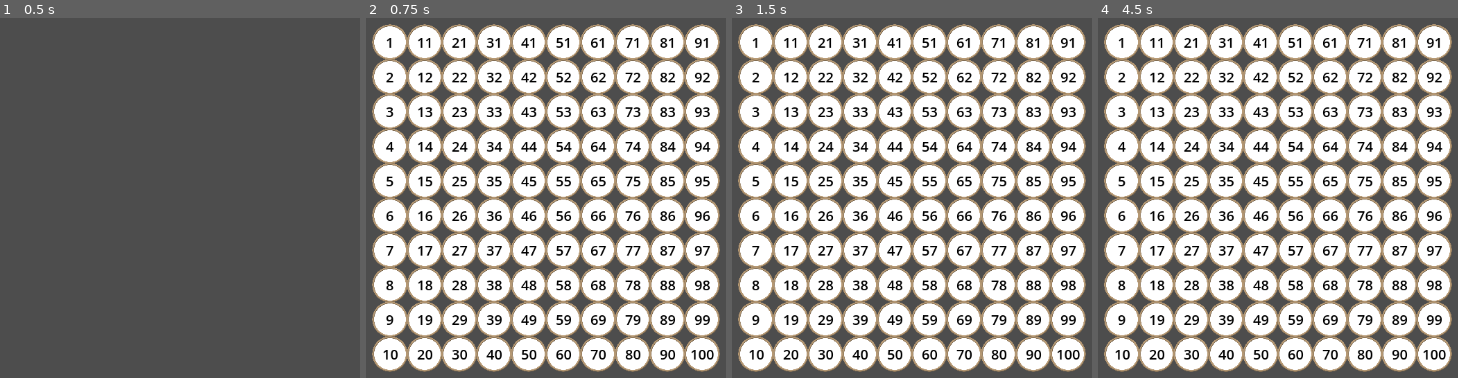
Above: before the commit, frames 1-4 (left to right).
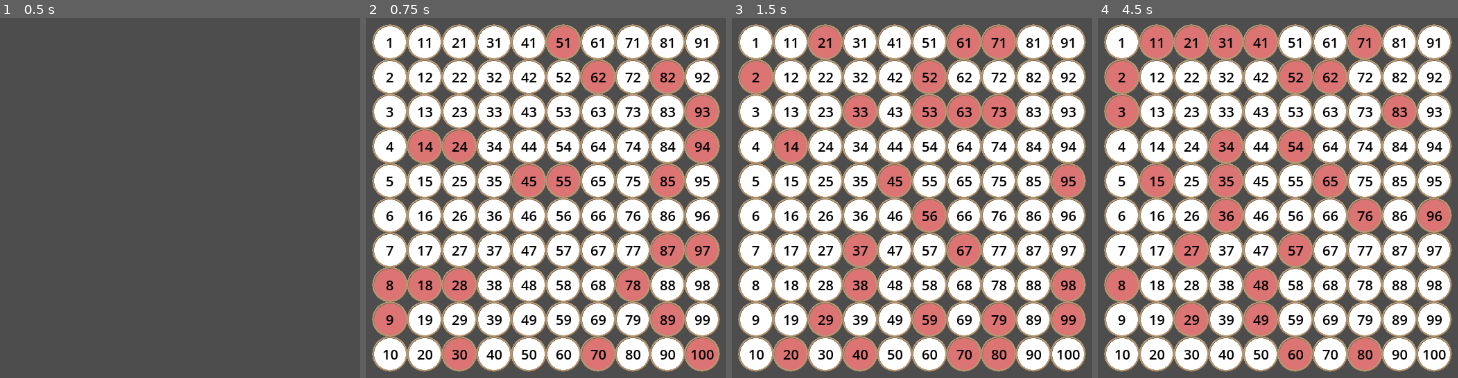
Above: after the commit, the same moments.

Repository: Maxwell-Lam/Graph-Testing
Game: Godot game, scene res://Graph Test 3.tscn
Two runs of this game, one before a commit and one after it. Both use one fixed random seed, a clock stepped at 60 frames per second and the inputs below.
Inputs (mouse positions are in pixels of both pictures, inside the frame that each line leads up to):
- Up to frame 1 (0.5 s): no input
- Up to frame 2 (0.75 s): tap Enter at 0.5 s; move the mouse to (outside the picture) at 0.52 s; tap C at 0.6 s; click (outside the picture) at 0.67 s
- Up to frame 3 (1.5 s): tap Space at 1.25 s; move the mouse to (757, 43) at 1.27 s; tap C at 1.35 s; click (757, 43) at 1.42 s
- Up to frame 4 (4.5 s): tap Enter at 2, 3.5 s; move the mouse to (1123, 75) at 2.02 s; tap C every 0.75 s from 2.1 to 4.35 s; click (1123, 75) at 2.17 s; tap Space at 2.75, 4.25 s; move the mouse to (1123, 111) at 2.77 s; click (1123, 111) at 2.92 s; move the mouse to (1123, 147) at 3.52 s; click (1123, 147) at 3.67 s; move the mouse to (1123, 180) at 4.27 s; click (1123, 180) at 4.42 s

Frame 1 is identical in both runs. In frame 2, 13% of the frame differs, in the area x 2-98%, y 2-98%; in frame 3, 15%; in frame 4, 16%, in the area x 1-98%, y 1-98%.
Error before the commit: Invalid access to property or key 'id' on a base object of type 'Nil'. (res://node.gd:50)
Error after the commit: Invalid access to property or key 'id' on a base object of type 'Nil'. (res://node.gd:52)

Commit message:
Added Voltflips and voltflip detection

Diff:
--- a/Voltorb Flip/Graph Test 3.gd
+++ b/Voltorb Flip/Graph Test 3.gd
@@ -29,13 +29,13 @@
 			var inputNode = find_node(nodeCreationList, 0, 0);
 			rootNode = find_node(nodeCreationList, 0, 0)
 
-			print(get_column_sum(size))
-			print(get_row_sum(size))
-
 			#connect_nodes(inputNode, null);
 
 func clear_variables():
 	counter = 0;
+
+	for i in nodeCreationList:
+		i.queue_free()
 	nodeCreationList = []
 	rootNode = null;
 	previousNode = null;
@@ -54,6 +54,11 @@
 			b.xCord = i;
 			b.yCord = j;
 			b.global_position = Vector2(i * 50, j * 50);
+
+			# Create Voltblip value
+			b.update_visual(randi_range(0, 3))
+
+
 			nodeCreationList.append(b)
 			get_parent().add_child(b)
 
@@ -103,6 +108,14 @@
 
 	return(rowSums)
 
+func get_voltflip_nodes() -> Array:
+	var voltflipNodes = []
+	for i in nodeCreationList:
+		if (i.nodeValue == 0):
+			voltflipNodes.append(i)
+
+	return(voltflipNodes)
+
 func connect_nodes(inputNode, inputPrevious):
 	var notVisited = inputNode.visited_neighbors();
 
--- a/Voltorb Flip/node.gd
+++ b/Voltorb Flip/node.gd
@@ -10,6 +10,8 @@
 
 var xCord := 0;
 var yCord := 0;
+
+var nodeValue := 0;
 
 var visitedCreated = false;
 var visitedSolved = false;
@@ -63,3 +65,8 @@
 		previousNodeList[3] = inputNode;
 	else:
 		return -1;
+
+func update_visual(spriteValue : int) -> void:
+	nodeValue = spriteValue
+	if (nodeValue == 0):
+		$Sprite2D.frame = 1;
--- a/Voltorb Flip/node.tscn
+++ b/Voltorb Flip/node.tscn
@@ -1,7 +1,22 @@
-[gd_scene load_steps=4 format=3 uid="uid://cbdkqkppd4owf"]
+[gd_scene load_steps=6 format=3 uid="uid://cbdkqkppd4owf"]
 
 [ext_resource type="Script" path="res://node.gd" id="1_tu7qa"]
 [ext_resource type="Texture2D" uid="uid://dquig5kdpw172" path="res://token_1.png" id="2_cn8n7"]
+[ext_resource type="Texture2D" uid="uid://bubkyhoy72cpq" path="res://token_3.png" id="3_va857"]
+
+[sub_resource type="SpriteFrames" id="SpriteFrames_yrnvy"]
+animations = [{
+"frames": [{
+"duration": 1.0,
+"texture": ExtResource("2_cn8n7")
+}, {
+"duration": 1.0,
+"texture": ExtResource("3_va857")
+}],
+"loop": true,
+"name": &"default",
+"speed": 5.0
+}]
 
 [sub_resource type="CircleShape2D" id="CircleShape2D_h6tog"]
 radius = 26.0192
@@ -9,9 +24,9 @@
 [node name="Node" type="Node2D"]
 script = ExtResource("1_tu7qa")
 
-[node name="Sprite2D" type="Sprite2D" parent="."]
+[node name="Sprite2D" type="AnimatedSprite2D" parent="."]
 scale = Vector2(0.2, 0.2)
-texture = ExtResource("2_cn8n7")
+sprite_frames = SubResource("SpriteFrames_yrnvy")
 
 [node name="Label" type="Label" parent="."]
 anchors_preset = 8
Not shown, added: Voltorb Flip/GraA50C.tmp
